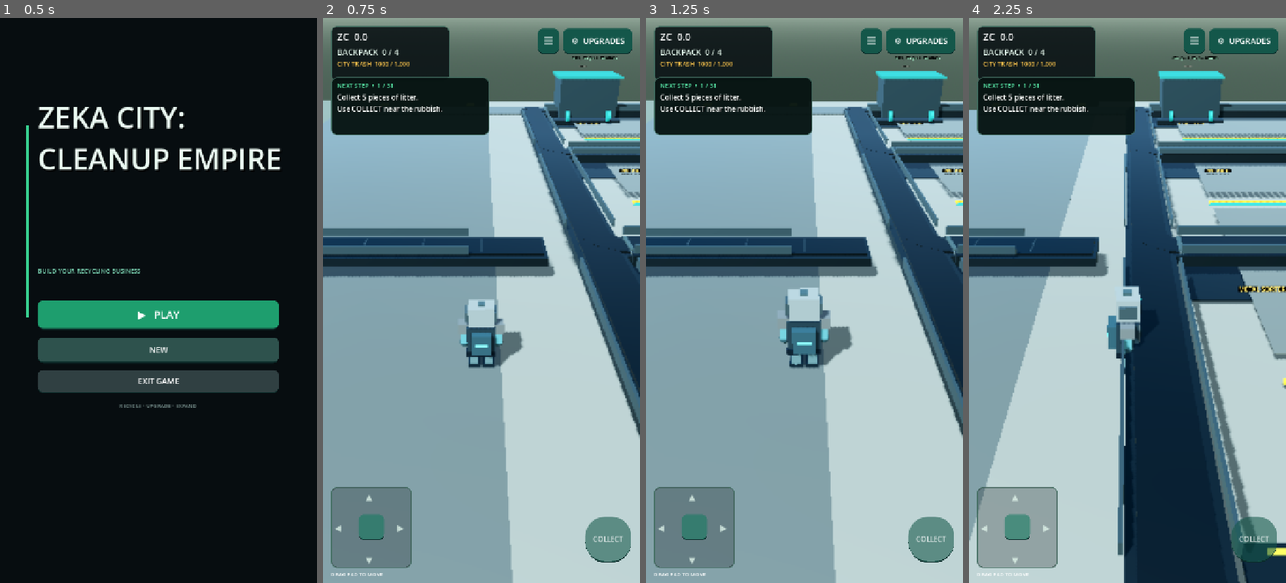
Above: before the commit, frames 1-4 (left to right).
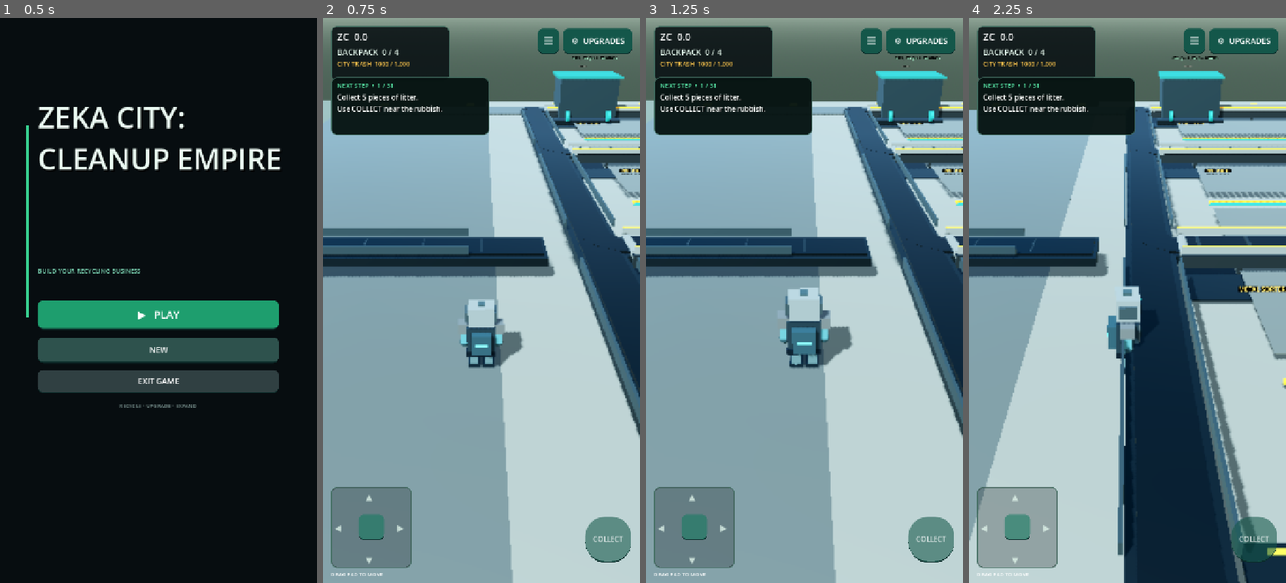
Above: after the commit, the same moments.

Repository: zekainstabot/trash-empire
Game: Godot game, scene res://Scenes/Main.tscn
The game is run twice, just before and just after one commit, with the same random seed, the same clock (stepped at 60 frames per second) and the same inputs.
Inputs (mouse positions are in pixels of both pictures, inside the frame that each line leads up to):
- Up to frame 1 (0.5 s): no input
- Up to frame 2 (0.75 s): click "▶ PLAY" at 0.5 s
- Up to frame 3 (1.25 s): no input
- Up to frame 4 (2.25 s): move the mouse to (1197, 272) at 1.27 s; hold D (move_right) 1.28-2 s; click (1197, 272) at 1.42 s; drag from (1064, 328) to (1111, 413) at 2.02 s

Frame 1 is identical in both runs. In frame 2, 1.3% of the frame differs, in the area x 69-100%, y 15-44%; in frame 3, 1.3%; in frame 4, 4.0%, in the area x 56-100%, y 15-46%.

Commit message:
Redesign factory conveyors with industrial belt hardware

Diff:
--- a/Scripts/main.gd
+++ b/Scripts/main.gd
@@ -4209,28 +4209,45 @@
 
 func _build_factory_row_main_conveyor(row: int) -> void:
 	var z := _factory_row_z(row)
-	var dark_steel := Color(0.055, 0.085, 0.095)
-	var steel := Color(0.16, 0.22, 0.24)
-	var belt_color := Color(0.035, 0.055, 0.06)
-	# Start at the first machine; remove the unused conveyor overhang on the left.
+	# Industrial conveyor palette: graphite rubber, galvanized steel and restrained safety-yellow details.
+	var frame_color := Color(0.12, 0.15, 0.16)
+	var steel := Color(0.38, 0.43, 0.44)
+	var rubber := Color(0.025, 0.032, 0.034)
+	var safety_yellow := Color(0.92, 0.61, 0.12)
 	var start_x := 148.0
 	var end_x := 199.0
 	var belt_length := end_x - start_x
 	var center_x := (start_x + end_x) * 0.5
-	_box("FactoryMainConveyorFrame%d" % row, Vector3(center_x, 0.70, z), Vector3(belt_length, 0.42, 1.62), dark_steel, false)
-	_box("FactoryMainConveyorBelt%d" % row, Vector3(center_x, 0.94, z), Vector3(belt_length - 0.18, 0.10, 1.28), belt_color, false)
-	for side_z in [z - 0.76, z + 0.76]:
-		_box("FactoryMainConveyorRail%d" % row, Vector3(center_x, 1.14, side_z), Vector3(belt_length, 0.30, 0.12), steel, false)
-	# Visible side stringers, dense steel rollers and raised rubber cleats give the belt a mechanical profile.
-	for side_x in [center_x - belt_length * 0.5 + 0.12, center_x + belt_length * 0.5 - 0.12]:
-		_box("FactoryMainConveyorStringer%d" % row, Vector3(side_x, 0.76, z), Vector3(0.12, 0.34, 1.52), steel, false)
-	var roller_count := 82
+	# Deep side frame with a clearly separate moving rubber belt.
+	_box("FactoryMainConveyorFrame%d" % row, Vector3(center_x, 0.68, z), Vector3(belt_length, 0.42, 1.66), frame_color, false)
+	_box("FactoryMainConveyorBelt%d" % row, Vector3(center_x, 0.925, z), Vector3(belt_length - 0.28, 0.075, 1.30), rubber, false)
+	# Raised steel side cheeks and narrow safety edge strips make the belt read as a machine, not a floor strip.
+	for side_z in [z - 0.79, z + 0.79]:
+		_box("FactoryMainConveyorRail%d" % row, Vector3(center_x, 1.105, side_z), Vector3(belt_length, 0.27, 0.10), steel, false)
+		_box("FactoryMainConveyorSafetyEdge%d" % row, Vector3(center_x, 1.245, side_z), Vector3(belt_length, 0.025, 0.055), safety_yellow, false)
+	# Exposed support stringers and cross-braced legs at regular intervals.
+	for side_z in [z - 0.70, z + 0.70]:
+		_box("FactoryMainConveyorStringer%d" % row, Vector3(center_x, 0.73, side_z), Vector3(belt_length, 0.20, 0.10), steel, false)
+	for support_i in range(9):
+		var support_x := start_x + 2.0 + float(support_i) * ((belt_length - 4.0) / 8.0)
+		for leg_z in [z - 0.58, z + 0.58]:
+			_box("FactoryMainConveyorLeg%d_%d" % [row, support_i], Vector3(support_x, 0.28, leg_z), Vector3(0.16, 0.56, 0.16), frame_color, false)
+		_box("FactoryMainConveyorCrossbar%d_%d" % [row, support_i], Vector3(support_x, 0.12, z), Vector3(0.16, 0.12, 1.25), steel, false)
+	# Real roller bed: fewer, individually visible steel rollers beneath the belt.
+	var roller_count := 36
 	for roller_i in range(roller_count):
-		var roller_x := start_x + float(roller_i) * belt_length / float(roller_count - 1)
-		var roller := _cylinder("FactoryMainConveyorRoller%d" % row, Vector3(roller_x, 0.89, z), 0.055, 1.18, Color(0.30, 0.36, 0.38), false)
+		var roller_x := start_x + 0.45 + float(roller_i) * ((belt_length - 0.90) / float(roller_count - 1))
+		var roller := _cylinder("FactoryMainConveyorRoller%d_%d" % [row, roller_i], Vector3(roller_x, 0.875, z), 0.075, 1.20, steel, false)
 		roller.rotation_degrees.x = 90.0
-		if roller_i % 9 == 0:
-			_box("FactoryMainConveyorCleat%d_%d" % [row, roller_i], Vector3(roller_x, 1.005, z), Vector3(0.14, 0.055, 1.10), Color(0.20, 0.27, 0.28), false)
+	# Raised transverse rubber cleats visibly travel with the belt and keep loose material from sliding.
+	var cleat_count := 30
+	for cleat_i in range(cleat_count):
+		var cleat_x := start_x + 0.65 + float(cleat_i) * ((belt_length - 1.30) / float(cleat_count - 1))
+		_box("FactoryMainConveyorCleat%d_%d" % [row, cleat_i], Vector3(cleat_x, 0.985, z), Vector3(0.11, 0.055, 1.12), Color(0.10, 0.13, 0.14), false)
+	# Large end drums expose the belt's return mechanism at both ends.
+	for drum_x in [start_x + 0.12, end_x - 0.12]:
+		var drum := _cylinder("FactoryMainConveyorEndDrum%d" % row, Vector3(drum_x, 0.88, z), 0.17, 1.30, steel, false)
+		drum.rotation_degrees.x = 90.0
 
 func _build_mega_factory_machine_connections(index: int) -> void:
 	# Legacy hook: the continuous row conveyor is built once for each production row.
